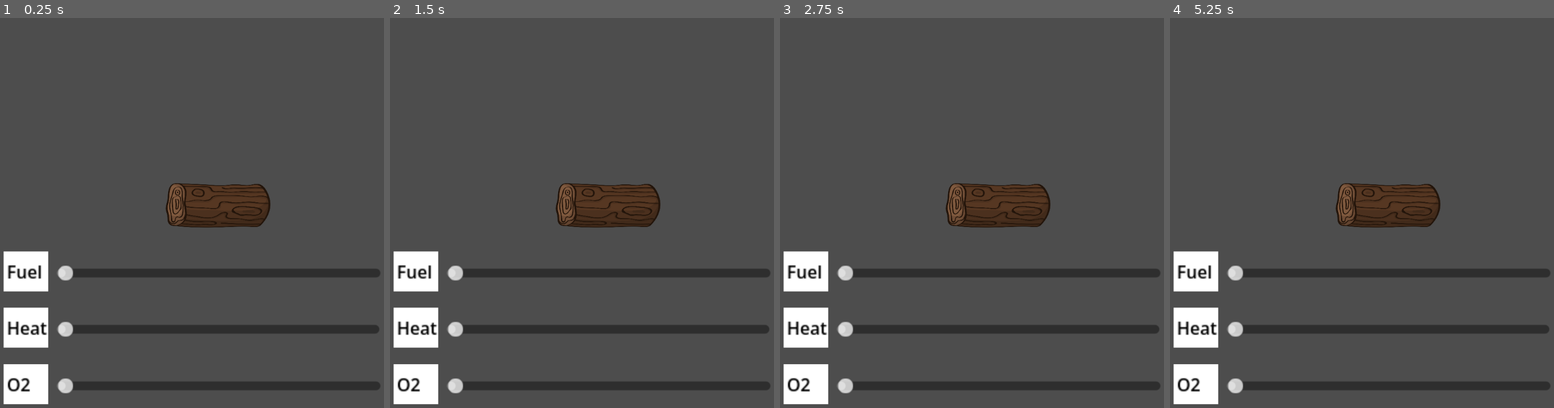
Above: before the commit, frames 1-4 (left to right).
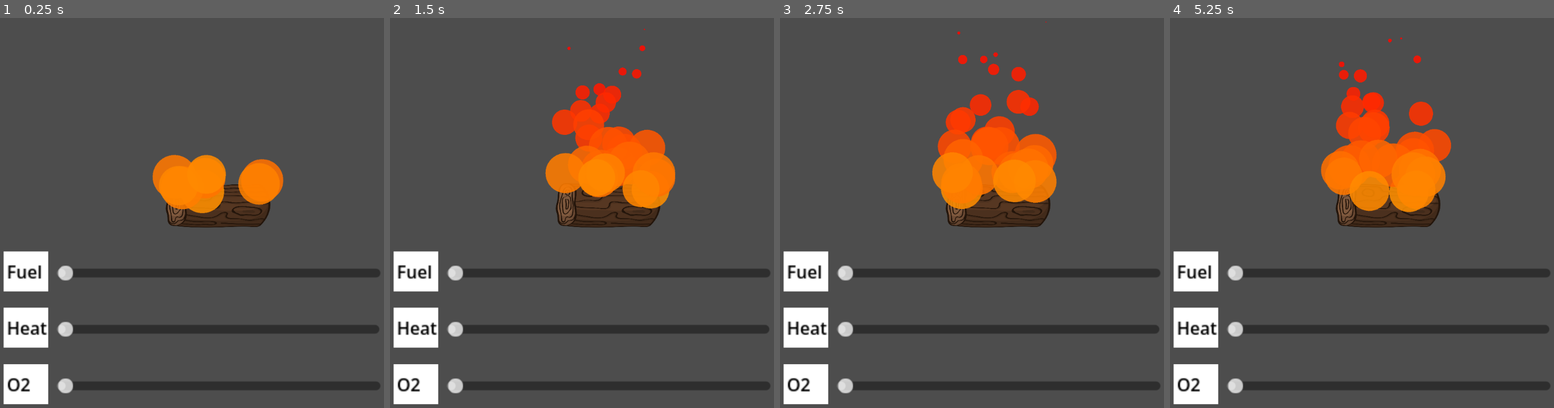
Above: after the commit, the same moments.

Repository: spenu1/FireDemo-Health-and-Safety
Game: Godot game, scene res://Main.tscn
Two runs of this game, one before a commit and one after it. Both use one fixed random seed, a clock stepped at 60 frames per second and the inputs below.
Inputs:
- Up to frame 1 (0.25 s): no input
- Up to frame 2 (1.5 s): no input
- Up to frame 3 (2.75 s): no input
- Up to frame 4 (5.25 s): no input

The runs differ from the first frame. In frame 1, 3.4% of the frame differs, in the area x 39-74%, y 35-51%; in frame 2, 6.5%; in frame 3, 6.9%; in frame 4, 7.2%, in the area x 39-74%, y 4-50%.
Error after the commit: Parse Error: Expected end of statement after expression, found ":" instead. (res://main.gd:38)

Commit message:
new fire effect and export

Diff:
--- a/Main.tscn
+++ b/Main.tscn
@@ -4,11 +4,18 @@
 [ext_resource type="Texture2D" uid="uid://dlq88a3744247" path="res://log-clipart.png" id="2_fos0i"]
 [ext_resource type="Script" uid="uid://cqg3mx0vddg3j" path="res://gpu_particles_2d.gd" id="2_r0du0"]
 [ext_resource type="PackedScene" uid="uid://ckxajhgc78a5q" path="res://UI.tscn" id="2_uu6xs"]
+[ext_resource type="Texture2D" uid="uid://d38uxsxubdyqn" path="res://BallSprite.png" id="3_3dxm6"]
 [ext_resource type="Texture2D" uid="uid://pmv825eyt7y6" path="res://CustomFire.png" id="3_fos0i"]
+
+[sub_resource type="Gradient" id="Gradient_3dxm6"]
+colors = PackedColorArray(1, 0.5647059, 0, 1, 1, 0, 0, 1)
+
+[sub_resource type="GradientTexture1D" id="GradientTexture1D_lgr22"]
+gradient = SubResource("Gradient_3dxm6")
 
 [sub_resource type="Curve" id="Curve_fos0i"]
 _limits = [0.0, 2.0, 0.0, 1.0]
-_data = [Vector2(0.14, 1.415), 0.0, 0.0, 0, 0, Vector2(0.335, 0), -7.2564096, 0.0, 1, 0]
+_data = [Vector2(0.27040818, 1.3961546), 0.0, 0.0, 0, 0, Vector2(1, 0.010279655), -1.899521, 0.0, 1, 0]
 point_count = 2
 
 [sub_resource type="CurveTexture" id="CurveTexture_3dxm6"]
@@ -24,12 +31,11 @@
 angular_velocity_min = -77.95001
 angular_velocity_max = 77.94998
 gravity = Vector3(0, -700, 0)
-scale_min = 0.099999994
-scale_max = 0.19999999
+scale_min = 0.5
+scale_max = 0.59999996
 scale_curve = SubResource("CurveTexture_3dxm6")
-scale_over_velocity_max = 23.92
-hue_variation_min = 0.059999976
-hue_variation_max = 0.16999997
+color = Color(1, 1, 1, 0.8745098)
+color_ramp = SubResource("GradientTexture1D_lgr22")
 turbulence_noise_scale = 10.0
 
 [node name="Node2D" type="Node2D" unique_id=561405790]
@@ -43,11 +49,11 @@
 region_rect = Rect2(60.446045, 178.82672, 693.3076, 442.23322)
 
 [node name="GPUParticles2D" type="GPUParticles2D" parent="LogClipart" unique_id=13362136]
-position = Vector2(17.834536, -19.791054)
-scale = Vector2(7.471561, 12.627191)
-amount = 50
-texture = ExtResource("3_fos0i")
-lifetime = 3.0
+position = Vector2(2.5477695, -168.22386)
+scale = Vector2(10.739731, 10.837612)
+amount = 30
+texture = ExtResource("3_3dxm6")
+explosiveness = 0.03
 process_material = SubResource("ParticleProcessMaterial_uu6xs")
 script = ExtResource("2_r0du0")
 
--- a/main.gd
+++ b/main.gd
@@ -35,11 +35,13 @@
 		strength = (fuel+heat+oxy)/3
 		particleEmitter.amount_ratio = strength/100
 		fireSprite.modulate.a = (strength-20)/100
+		res://Main.tscn::CurveTexture_3dxm6"e_3dxm6".set_point_offset(1, strength/100)
 		pass
 	pass
 
 func _on_control_fuel_updated(number) -> void:
 	fuel = number
+
 	calcStrength()
 	pass # Replace with function body.
 
Binary file added: BallSprite.png
Not shown, added: BallSprite.png.import
Not shown, changed: index.html
Not shown, changed: index.pck
